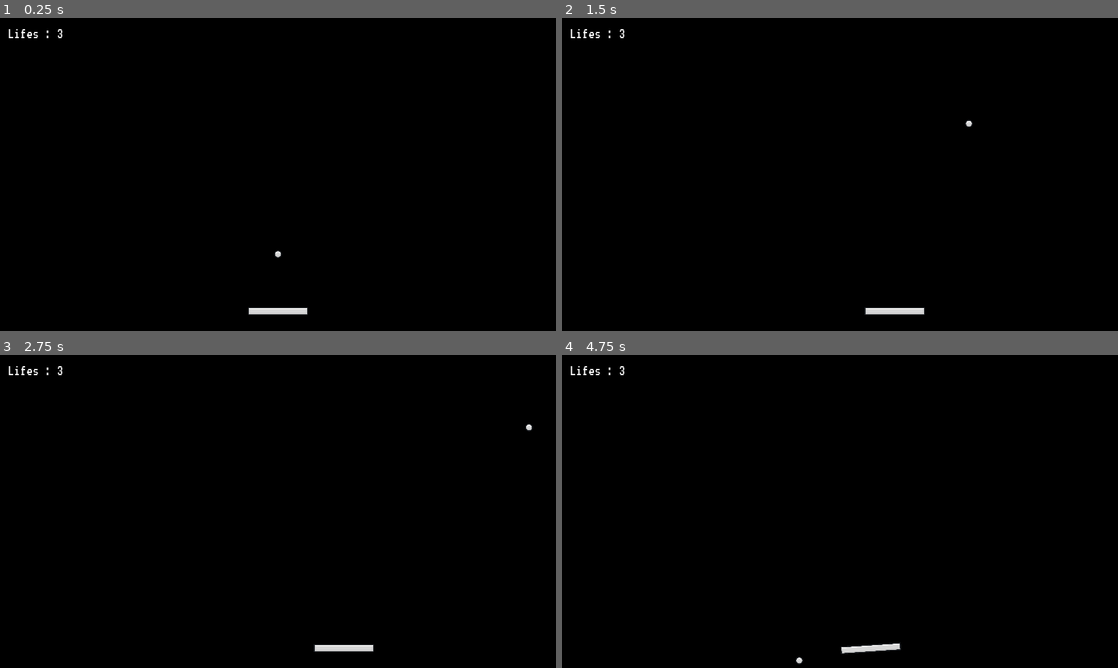
Above: before the commit, frames 1-4 (two rows, left to right).
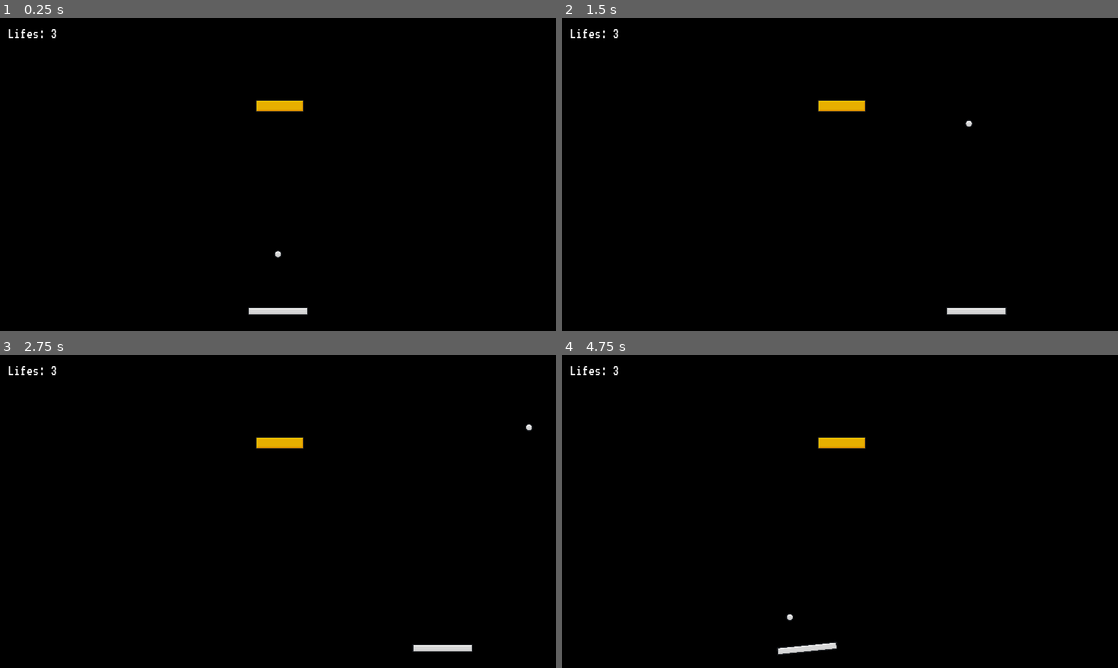
Above: after the commit, the same moments.

Repository: titran3/brick-breaker
Game: Godot game, scene res://Scenes/main.tscn
Same seed, same stepped clock (60 frames per second), same inputs: the game is played once before the commit and once after it. This scene is started directly instead of the project's main scene.
Inputs:
- Up to frame 1 (0.25 s): no input
- Up to frame 2 (1.5 s): tap Enter at 0.5 s; hold D (right) 0.53-1.28 s; hold A (left) from 1.28 s (still down)
- Up to frame 3 (2.75 s): release A (left) at 2.03 s; hold D (right) from 2.03 s (still down)
- Up to frame 4 (4.75 s): release D (right) at 3.53 s; hold A (left) from 3.53 s (still down)

The runs differ from the first frame. In frame 1, 0.4% of the frame differs, in the area x 7-55%, y 3-30%; in frame 2, 0.9%; in frame 3, 0.9%; in frame 4, 1.0%, in the area x 7-61%, y 3-99%.

Commit message:
DONE!!!

Diff:
--- a/Scenes/BrickSpawner.gd
+++ b/Scenes/BrickSpawner.gd
@@ -1,31 +1,76 @@
 extends Node
 
 class_name BrickSpawner
-const COLLUMS  = 5
+const COLUMNS  = 5
 const ROWS = 6
 
-@onready var ball = $"../Ball"
-@onready var ui = $"../UI"
+@onready var ball = $"../Ball" as Ball
+@onready var ui = $"../UI" as UI
 
 @export var brick_scene: PackedScene
-@export var margin : Vector2 = Vector2(8,8)
-@export var spawn_start: Marker2D
+@export var margin: Vector2 = Vector2(8,8)
+@onready var spawn_start = $"../Marker2D"
 
 var brick_count = 0
 
 func spawn():
-	var test_brick = brick_scene.instanciate() as Brick
+
+	var test_brick = brick_scene.instantiate() as Brick
 	add_child(test_brick)
-	var brick_size = test_brick.get_size() * 0.25
+	var brick_size = test_brick.get_size()
+	test_brick.queue_free()
+
+	var row_width = brick_size.x * COLUMNS + margin.x * (COLUMNS - 1)
+	var spawn_position_x = (-row_width  + brick_size.x  + margin.x) / 2
+	var spawn_position_y = spawn_start.position.y
+
+	for i in ROWS:
+		for j in COLUMNS:
+			var brick = brick_scene.instantiate() as Brick
+			add_child(brick)
+			brick.set_level(ROWS - i)
+			var x = spawn_position_x + j * (margin.x + brick.get_size().x )
+			var y = spawn_position_y + i * (margin.y + brick.get_size().y )
+			brick.set_position(Vector2(x, y))
+			brick.brick_destroyed.connect(on_brick_destroyed)
+			brick_count += 1
+
+func spawn_from_defintion(level_defintion):
+	var test_brick = brick_scene.instantiate() as Brick
+	add_child(test_brick)
+	var brick_size = test_brick.get_size()
+	test_brick.queue_free()
+
+	var rows = level_defintion.size()
+	var columns = level_defintion[0].size()
+
+
+	var row_width = brick_size.x * columns + margin.x * (columns - 1)
+	var spawn_position_x = (-row_width  + brick_size.x  + margin.x) / 2
+	var spawn_position_y = spawn_start.position.y
+
+	for i in rows:
+		for j in columns:
+			if level_defintion[i][j] == 0:
+				continue
+
+			var brick = brick_scene.instantiate() as Brick
+			add_child(brick)
+			brick.set_level(level_defintion[i][j])
+			var x = spawn_position_x + j * (margin.x + brick.get_size().x )
+			var y = spawn_position_y + i * (margin.y + brick.get_size().y )
+			brick.set_position(Vector2(x, y))
+			brick.brick_destroyed.connect(on_brick_destroyed)
+			brick_count += 1
 
 
 
+func on_brick_destroyed():
+	brick_count -= 1
+	if brick_count == 0:
+		ball.reset_ball()
+		ui.on_level_won()
 
-# Called when the node enters the scene tree for the first time.
 func _ready():
-	pass # Replace with function body.
-
-
-# Called every frame. 'delta' is the elapsed time since the previous frame.
-func _process(delta):
-	pass
+	spawn_from_defintion(LevelDefinitions.get_current_level())
+	print(LevelDefinitions)
--- a/Scenes/brick.gd
+++ b/Scenes/brick.gd
@@ -9,26 +9,29 @@
 @onready var sprite_2d = $Sprite2D
 @onready var collision_shape_2d = $CollisionShape2D
 
-var sprite: Array[Texture2D] = [
+var sprites: Array[Texture2D] = [
+	preload("res://Assets/Brick-Yellow.png"),
 	preload("res://Assets/Brick-Blue.png"),
+	preload("res://Assets/Brick-Orange.png"),
+	preload("res://Assets/Brick-Green.png"),
 	preload("res://Assets/Brick-Gray.png"),
-	preload("res://Assets/Brick-Green.png"),
-	preload("res://Assets/Brick-Orange.png"),
-	preload("res://Assets/Brick-Red.png"),
-	preload("res://Assets/Brick-Yellow.png")
+	preload("res://Assets/Brick-Red.png")
 ]
 
 func get_size():
 	return collision_shape_2d.shape.get_rect().size
 
+
 func set_level(new_level: int):
 	level = new_level
-	sprite_2d.texture = sprite[new_level - 1]
+	sprite_2d.texture = sprites[new_level - 1]
 
 func decrease_level():
 	if level > 1:
 		set_level(level - 1)
-	else: fade_out()
+	else:
+		fade_out()
+
 
 func fade_out():
 	collision_shape_2d.disabled = true
--- a/Scenes/brick.tscn
+++ b/Scenes/brick.tscn
@@ -4,15 +4,17 @@
 [ext_resource type="Texture2D" uid="uid://d06ws4g0pu0q0" path="res://Assets/Brick-Blue.png" id="1_wihfi"]
 
 [sub_resource type="RectangleShape2D" id="RectangleShape2D_8y7td"]
-size = Vector2(401, 98)
+size = Vector2(100, 25)
 
 [node name="brick" type="RigidBody2D"]
+collision_layer = 8
 gravity_scale = 2.66454e-15
 lock_rotation = true
 freeze = true
 script = ExtResource("1_qs81v")
 
 [node name="Sprite2D" type="Sprite2D" parent="."]
+scale = Vector2(0.25, 0.25)
 texture = ExtResource("1_wihfi")
 
 [node name="CollisionShape2D" type="CollisionShape2D" parent="."]
--- a/Scenes/main.tscn
+++ b/Scenes/main.tscn
@@ -1,10 +1,12 @@
-[gd_scene load_steps=6 format=3 uid="uid://bg51l3bqek7dh"]
+[gd_scene load_steps=8 format=3 uid="uid://bg51l3bqek7dh"]
 
 [ext_resource type="PackedScene" uid="uid://dr8cd24qi14ha" path="res://Scenes/paddle.tscn" id="1_5ydle"]
 [ext_resource type="PackedScene" uid="uid://t0xggh0fw305" path="res://Scenes/ball.tscn" id="2_52nnt"]
 [ext_resource type="PackedScene" uid="uid://drt3tu30ts47f" path="res://Scenes/wall.tscn" id="3_gymms"]
 [ext_resource type="PackedScene" uid="uid://dtm3tf16trymq" path="res://Scenes/death_zone.tscn" id="4_vu2x6"]
 [ext_resource type="PackedScene" uid="uid://cy0rpdefr6q52" path="res://Scenes/ui.tscn" id="5_yrqcq"]
+[ext_resource type="Script" path="res://Scenes/BrickSpawner.gd" id="6_w8f03"]
+[ext_resource type="PackedScene" uid="uid://dpv7qlphyh8ov" path="res://Scenes/brick.tscn" id="7_ewu24"]
 
 [node name="Main" type="Node"]
 
@@ -13,11 +15,13 @@
 [node name="Paddle" parent="." node_paths=PackedStringArray("camera") instance=ExtResource("1_5ydle")]
 position = Vector2(2.08165e-12, 283)
 collision_layer = 2
+speed = 500
 camera = NodePath("../Camera2D")
 
 [node name="Ball" parent="." node_paths=PackedStringArray("death_zone", "ui") instance=ExtResource("2_52nnt")]
 position = Vector2(0, 165)
 collision_mask = 14
+ball_speed = 20
 death_zone = NodePath("../Death Zone")
 ui = NodePath("../UI")
 
@@ -41,3 +45,10 @@
 position = Vector2(0, 394)
 
 [node name="UI" parent="." instance=ExtResource("5_yrqcq")]
+
+[node name="Marker2D" type="Marker2D" parent="."]
+position = Vector2(0, -142)
+
+[node name="Brick Spawner" type="Node" parent="."]
+script = ExtResource("6_w8f03")
+brick_scene = ExtResource("7_ewu24")
--- a/Scenes/ui.tscn
+++ b/Scenes/ui.tscn
@@ -1,10 +1,13 @@
-[gd_scene load_steps=4 format=3 uid="uid://cy0rpdefr6q52"]
+[gd_scene load_steps=5 format=3 uid="uid://cy0rpdefr6q52"]
 
 [ext_resource type="Script" path="res://UI.gd" id="1_k6inh"]
 [ext_resource type="FontFile" uid="uid://b4pqfbvte11k6" path="res://Assets/VT323-Regular.ttf" id="2_2i62o"]
 
 [sub_resource type="StyleBoxFlat" id="StyleBoxFlat_5prch"]
-bg_color = Color(0.545098, 0, 0.121569, 1)
+bg_color = Color(0.560784, 0, 0.0980392, 1)
+
+[sub_resource type="StyleBoxFlat" id="StyleBoxFlat_pr2ut"]
+bg_color = Color(0, 0.839216, 0.352941, 1)
 
 [node name="UI" type="CanvasLayer"]
 script = ExtResource("1_k6inh")
@@ -66,4 +69,40 @@
 size_flags_vertical = 4
 text = "Restart Game"
 
+[node name="LevelWon" type="CenterContainer" parent="."]
+visible = false
+offset_left = 426.0
+offset_top = 174.0
+offset_right = 726.0
+offset_bottom = 474.0
+grow_horizontal = 2
+grow_vertical = 2
+
+[node name="Panel" type="Panel" parent="LevelWon"]
+custom_minimum_size = Vector2(300, 300)
+layout_mode = 2
+theme_override_styles/panel = SubResource("StyleBoxFlat_pr2ut")
+
+[node name="VBoxContainer" type="VBoxContainer" parent="LevelWon/Panel"]
+layout_mode = 1
+anchors_preset = 15
+anchor_right = 1.0
+anchor_bottom = 1.0
+grow_horizontal = 2
+grow_vertical = 2
+alignment = 1
+
+[node name="Label" type="Label" parent="LevelWon/Panel/VBoxContainer"]
+layout_mode = 2
+text = "You have won the level!"
+horizontal_alignment = 1
+vertical_alignment = 1
+
+[node name="LevelWonButton" type="Button" parent="LevelWon/Panel/VBoxContainer"]
+layout_mode = 2
+size_flags_vertical = 4
+text = "Next Level"
+
 [connection signal="pressed" from="GameLostContainer/Panel/VBoxContainer/GameLostButton" to="." method="_on_game_lost_button_pressed"]
+[connection signal="pressed" from="LevelWon/Panel/VBoxContainer/LevelWonButton" to="." method="_on_game_lost_button_pressed"]
+[connection signal="pressed" from="LevelWon/Panel/VBoxContainer/LevelWonButton" to="." method="_on_level_won_button_pressed"]
--- a/Scripts/ball.gd
+++ b/Scripts/ball.gd
@@ -6,15 +6,18 @@
 
 const VELOCITY_LIMIT = 40
 
-@export var ball_speed = 20
+@export var ball_speed = 15
 @export var lifes = 3
 @export var death_zone: DeathZone
 @export var ui: UI
 
 var speed_up_factor = 1.05
 var start_position: Vector2
+var last_collider_id
 
 @onready var collision_shape_2d = $CollisionShape2D
+
+
 
 func _ready():
 	ui.set_lifes(lifes)
@@ -26,7 +29,15 @@
 	if (!collision):
 		return
 
-	velocity = velocity.bounce(collision.get_normal())
+	var collider = collision.get_collider()
+	if collider is Brick:
+		collider.decrease_level()
+
+	if (collider is Brick or collider is Paddle):
+		ball_collision(collider)
+	else:
+		velocity = velocity.bounce(collision.get_normal())
+
 
 func start_ball():
 	position = start_position
@@ -46,3 +57,28 @@
 func reset_ball():
 	position = start_position
 	velocity = Vector2.ZERO
+
+func ball_collision(collider):
+
+	var ball_width = collision_shape_2d.shape.get_rect().size.x
+	var ball_center_x = position.x
+	var collider_width = collider.get_width()
+	var collider_center_x = collider.position.x
+
+	var velocity_xy = velocity.length()
+
+	var collision_x = (ball_center_x - collider_center_x) / (collider_width / 2)
+
+	var new_velocity = Vector2.ZERO
+
+	new_velocity.x = velocity_xy * collision_x
+
+	if collider.get_rid() == last_collider_id && collider is Brick:
+		new_velocity.x = new_velocity.rotated(deg_to_rad(randf_range(-45, 45))).x * 10
+	else:
+		last_collider_id == collider.get_rid()
+
+	new_velocity.y = sqrt(absf(velocity_xy* velocity_xy - new_velocity.x * new_velocity.x)) * (-1 if velocity.y > 0 else 1)
+	var speed_multiplier = speed_up_factor if collider is Paddle else 1
+
+	velocity = (new_velocity * speed_multiplier).limit_length(VELOCITY_LIMIT)
--- /dev/null
+++ b/Scripts/level_definitions.gd
@@ -0,0 +1,21 @@
+extends Node
+
+var current_level = 1
+
+var level_1 = [
+	[0,1,0]
+	]
+
+var level_2 = [
+	[5,5,5,5,5,5,5,5],
+	[5,5,4,4,4,5,5,5],
+	[0,0,5,5,5,3,0,0],
+	[2,2,2,4,4,4,5,5],
+	[1,1,1,1,1,1,1,1]
+]
+
+var levels = [level_1, level_2]
+
+func get_current_level():
+	print(levels[current_level - 1])
+	return levels[current_level - 1]
--- a/Scripts/paddle.gd
+++ b/Scripts/paddle.gd
@@ -7,7 +7,7 @@
 var half_paddle_width: float
 var is_ball_started = false
 
-@export var speed = 200
+@export var speed = 300
 @export var camera: Camera2D
 
 @onready var ball = $"../Ball" as Ball
@@ -44,3 +44,6 @@
 func on_ball_lost():
 	is_ball_started = false
 	direction = Vector2.ZERO
+
+func get_width():
+	return collision_shape_2d.shape.get_rect().size.x
--- a/UI.gd
+++ b/UI.gd
@@ -5,13 +5,22 @@
 
 @onready var lifes_label = %LifesLabel
 @onready var game_lost_container = $GameLostContainer
+@onready var level_won_container = $LevelWon
 
 
 func set_lifes(lifes: int):
-	lifes_label = "Lifes: %d" % lifes
+	get_node("MarginContainer/HBoxContainer/LifesLabel").text = "Lifes: %d" % lifes
 
 func game_over():
 	game_lost_container.show()
 
 func _on_game_lost_button_pressed():
 	get_tree().reload_current_scene()
+
+func on_level_won():
+	level_won_container.show()
+
+
+func _on_level_won_button_pressed():
+	LevelDefinitions.current_level = 2
+	get_tree().reload_current_scene()
--- a/project.godot
+++ b/project.godot
@@ -14,6 +14,10 @@
 run/main_scene="res://Scenes/paddle.tscn"
 config/features=PackedStringArray("4.1", "Forward Plus")
 config/icon="res://icon.svg"
+
+[autoload]
+
+LevelDefinitions="*res://Scripts/level_definitions.gd"
 
 [display]
 
